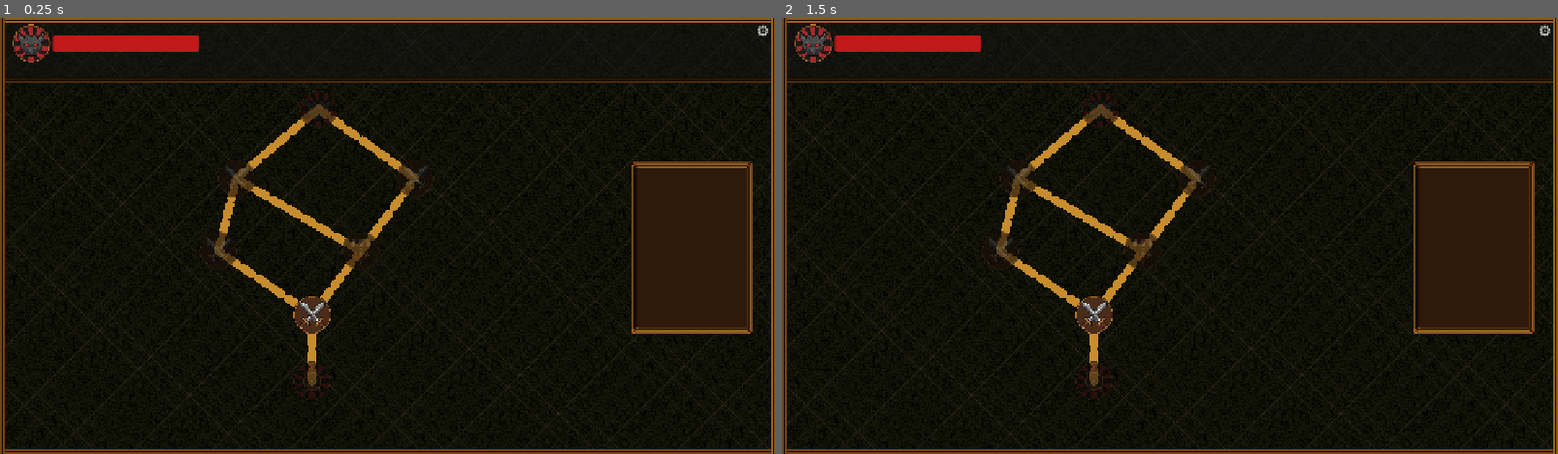
Above: before the commit, frames 1-2 (left to right).
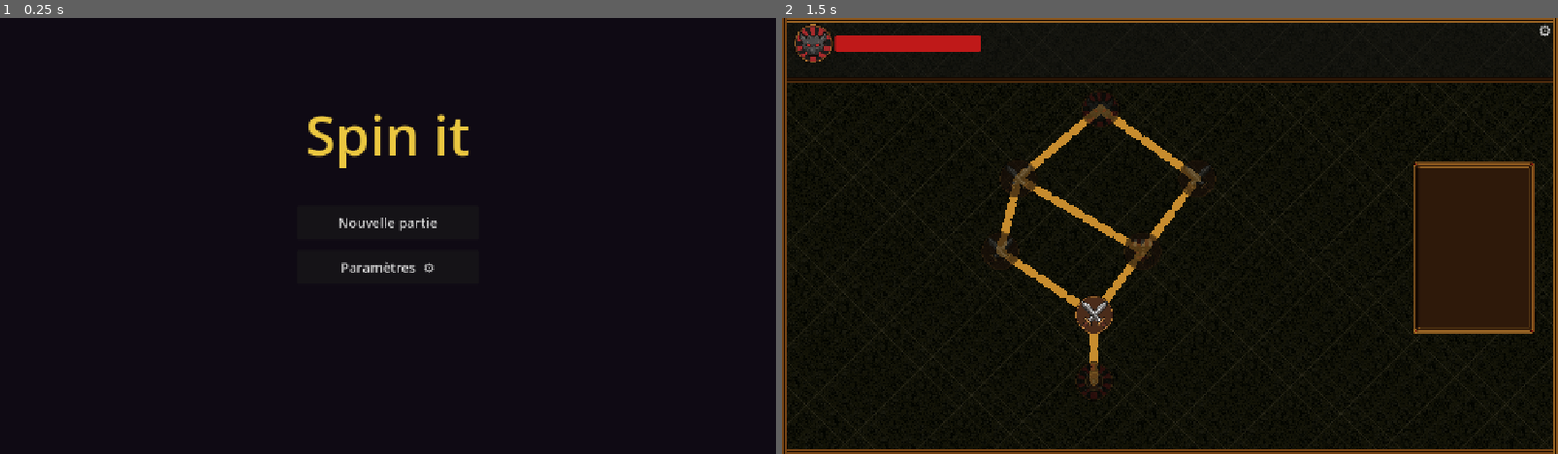
Above: after the commit, the same moments.

Repository: mgrass-dev/spin-it
Game: Godot game, scene res://scenes/title.tscn
Same seed, same stepped clock (60 frames per second), same inputs: the game is played once before the commit and once after it. Before the commit the project starts from res://scenes/map.tscn.
Inputs (mouse positions are in pixels of both pictures, inside the frame that each line leads up to):
- Up to frame 1 (0.25 s): no input
- Up to frame 2 (1.5 s): click (1170, 266) at 0.5 s, where only the run after the commit has a clickable "Paramètres ⚙"; click (1170, 222) at 1.25 s, where only the run after the commit has a clickable "Nouvelle partie"

The runs differ from the first frame. In frame 1, 14% of the frame differs, in the area x 0-100%, y 0-100%; in frame 2, nothing differs.

Commit message:
feat: add title screen with continue/new game/settings and save system

Diff:
--- a/project.godot
+++ b/project.godot
@@ -11,7 +11,7 @@
 [application]
 
 config/name="Spin it"
-run/main_scene="uid://c3mapscene001"
+run/main_scene="uid://c3titlescn001"
 config/features=PackedStringArray("4.6", "GL Compatibility")
 config/icon="res://icon.svg"
 
--- /dev/null
+++ b/scenes/title.tscn
@@ -0,0 +1,9 @@
+[gd_scene format=3 uid="uid://c3titlescn001"]
+
+[ext_resource type="Script" uid="uid://c3titlescript1" path="res://scripts/title.gd" id="1_title"]
+[ext_resource type="PackedScene" uid="uid://bofw1sm0ss8fu" path="res://scenes/settings_menu.tscn" id="2_settings"]
+
+[node name="Title" type="Node2D"]
+script = ExtResource("1_title")
+
+[node name="SettingsMenu" parent="." instance=ExtResource("2_settings")]
--- a/scripts/game_state.gd
+++ b/scripts/game_state.gd
@@ -1,25 +1,23 @@
 extends Node
+
+const SAVE_PATH := "user://save.json"
 
 var current_level: int = 1
 var completed_nodes: Array[String] = []
 var current_combat_node_id: String = ""
 
-# Player HP persists across combats in the same run
 var player_hp: int = 0
 var player_max_hp: int = 0
 
-# Enemy HP resets each combat
 var enemy_hp: int = 0
 var enemy_max_hp: int = 0
 
 func start_combat(node_id: String, level_data: Dictionary) -> void:
 	current_combat_node_id = node_id
-	# Init player HP only once per run
 	if player_max_hp == 0:
 		var p: Dictionary = level_data.get("player", {})
 		player_max_hp = p.get("max_hp", 50)
 		player_hp = p.get("hp", player_max_hp)
-	# Reset enemy HP for each combat
 	var e: Dictionary = level_data.get("enemies", {}).get("default_combat", {})
 	enemy_max_hp = e.get("max_hp", 50)
 	enemy_hp = e.get("hp", enemy_max_hp)
@@ -28,3 +26,46 @@
 	if current_combat_node_id != "" and current_combat_node_id not in completed_nodes:
 		completed_nodes.append(current_combat_node_id)
 	current_combat_node_id = ""
+	save_game()
+
+func has_save() -> bool:
+	return FileAccess.file_exists(SAVE_PATH)
+
+func save_game() -> void:
+	var data := {
+		"current_level": current_level,
+		"completed_nodes": completed_nodes,
+		"player_hp": player_hp,
+		"player_max_hp": player_max_hp,
+	}
+	var file := FileAccess.open(SAVE_PATH, FileAccess.WRITE)
+	if file:
+		file.store_string(JSON.stringify(data))
+		file.close()
+
+func load_game() -> void:
+	var file := FileAccess.open(SAVE_PATH, FileAccess.READ)
+	if not file:
+		return
+	var json := JSON.new()
+	json.parse(file.get_as_text())
+	file.close()
+	var data: Dictionary = json.get_data()
+	current_level = data.get("current_level", 1)
+	completed_nodes.clear()
+	for s in data.get("completed_nodes", []):
+		completed_nodes.append(str(s))
+	player_hp = data.get("player_hp", 0)
+	player_max_hp = data.get("player_max_hp", 0)
+
+func reset_game() -> void:
+	current_level = 1
+	completed_nodes = []
+	current_combat_node_id = ""
+	player_hp = 0
+	player_max_hp = 0
+	enemy_hp = 0
+	enemy_max_hp = 0
+	var dir := DirAccess.open("user://")
+	if dir and dir.file_exists("save.json"):
+		dir.remove("save.json")
--- a/scripts/settings_menu.gd
+++ b/scripts/settings_menu.gd
@@ -23,6 +23,9 @@
 	if event.is_action_pressed("ui_cancel") and menu_panel.visible:
 		_on_settings_pressed()
 
+func open() -> void:
+	menu_panel.visible = true
+
 func _on_display_mode_selected(index: int) -> void:
 	match index:
 		0: DisplayServer.window_set_mode(DisplayServer.WINDOW_MODE_WINDOWED)
--- /dev/null
+++ b/scripts/title.gd
@@ -0,0 +1,62 @@
+extends Node2D
+
+@onready var _settings_menu = $SettingsMenu
+
+func _ready() -> void:
+	_build_ui()
+
+func _build_ui() -> void:
+	var canvas := CanvasLayer.new()
+	add_child(canvas)
+
+	var bg := ColorRect.new()
+	bg.color = Color(0.06, 0.04, 0.08)
+	bg.position = Vector2.ZERO
+	bg.size = Vector2(1280, 720)
+	canvas.add_child(bg)
+
+	var title := Label.new()
+	title.text = "Spin it"
+	title.add_theme_font_size_override("font_size", 90)
+	title.add_theme_color_override("font_color", Color(0.92, 0.78, 0.25))
+	title.horizontal_alignment = HORIZONTAL_ALIGNMENT_CENTER
+	title.position = Vector2(0, 130)
+	title.size = Vector2(1280, 110)
+	canvas.add_child(title)
+
+	var vbox := VBoxContainer.new()
+	vbox.add_theme_constant_override("separation", 18)
+	vbox.position = Vector2(490, 310)
+	vbox.size = Vector2(300, 300)
+	canvas.add_child(vbox)
+
+	if GameState.has_save():
+		var btn := _make_button("Continuer")
+		vbox.add_child(btn)
+		btn.pressed.connect(_on_continue)
+
+	var new_btn := _make_button("Nouvelle partie")
+	vbox.add_child(new_btn)
+	new_btn.pressed.connect(_on_new_game)
+
+	var settings_btn := _make_button("Paramètres  ⚙")
+	vbox.add_child(settings_btn)
+	settings_btn.pressed.connect(_on_settings)
+
+func _make_button(label: String) -> Button:
+	var btn := Button.new()
+	btn.text = label
+	btn.custom_minimum_size = Vector2(300, 56)
+	btn.add_theme_font_size_override("font_size", 22)
+	return btn
+
+func _on_continue() -> void:
+	GameState.load_game()
+	get_tree().change_scene_to_file("res://scenes/map.tscn")
+
+func _on_new_game() -> void:
+	GameState.reset_game()
+	get_tree().change_scene_to_file("res://scenes/map.tscn")
+
+func _on_settings() -> void:
+	_settings_menu.open()
